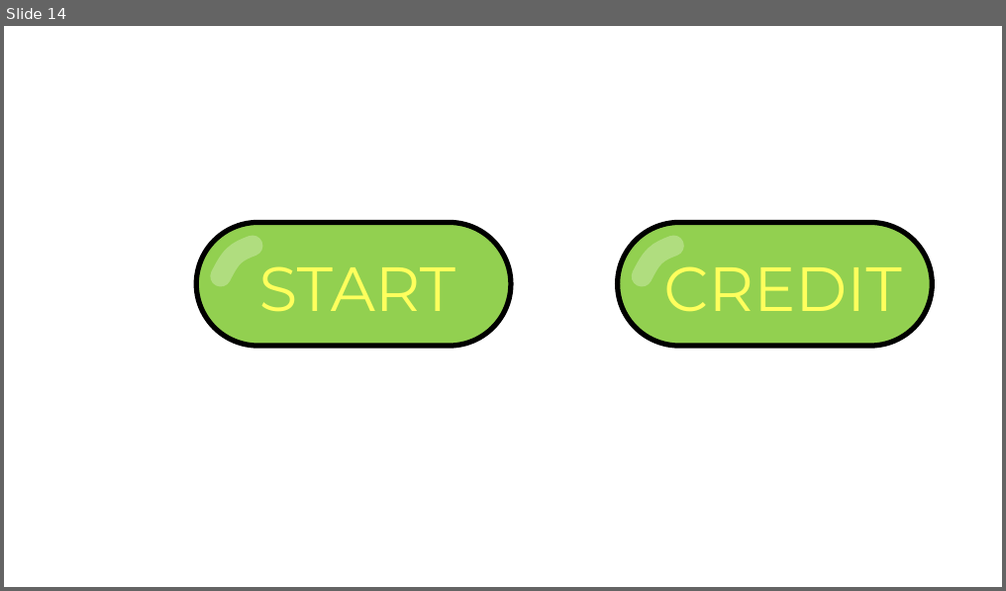
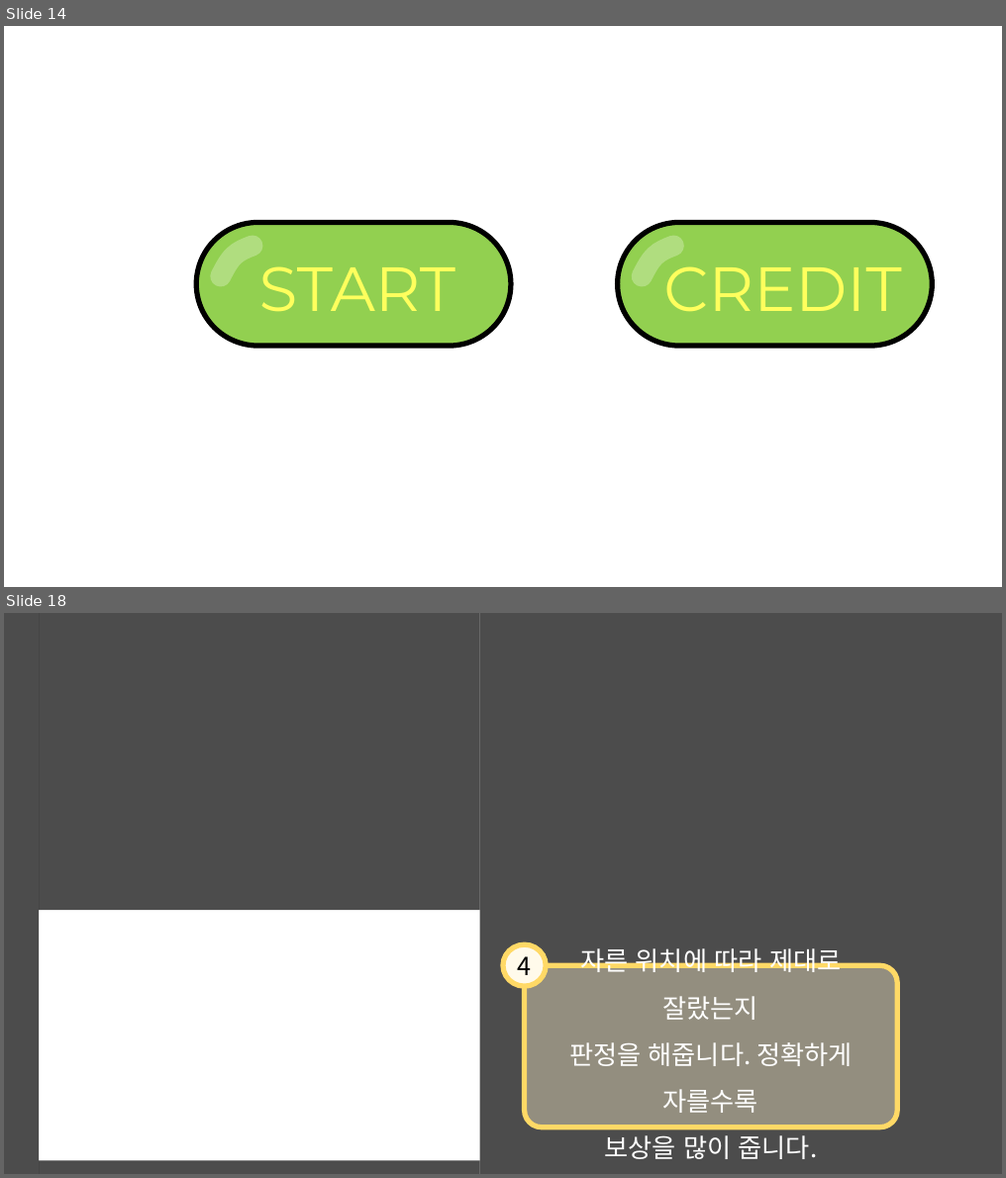
Before and after one commit to SNUGDC/CatDefense, a slide deck: UI Design.pptx. Shown one above the other, each under a label of ours: slide 14 before the commit, slides 14 and 18 after it; the slides between them are not shown. The pictures are 1006x591 and 1006x1178 pixels, drawn with LibreOffice and Linux fonts; fonts in the diff are those of the drawing; background and template pictures are left out. Boxes give left, top, right and bottom in pixels: in the first picture for what was removed or moved away, otherwise in the second. Text is boxed around its words. In the diff, an @@ line names an element or a change of style, - is before the commit and + after.

```diff
--- a/UI Design.pptx
+++ b/UI Design.pptx
@@ slide 18 added at bbox=[4, 613, 1002, 1174], background picture (left out) @@
@@ group added at bbox=[4, 613, 1002, 1174]: 4 rectangles, 1 rounded rectangle, 1 ellipse @@
+자른 위치에 따라 제대로 잘랐는지
+판정을 해줍니다. 정확하게 자를수록
+보상을 많이 줍니다.
+4
```
Also in this commit, not shown: 4 other slides added, 12 other files.
